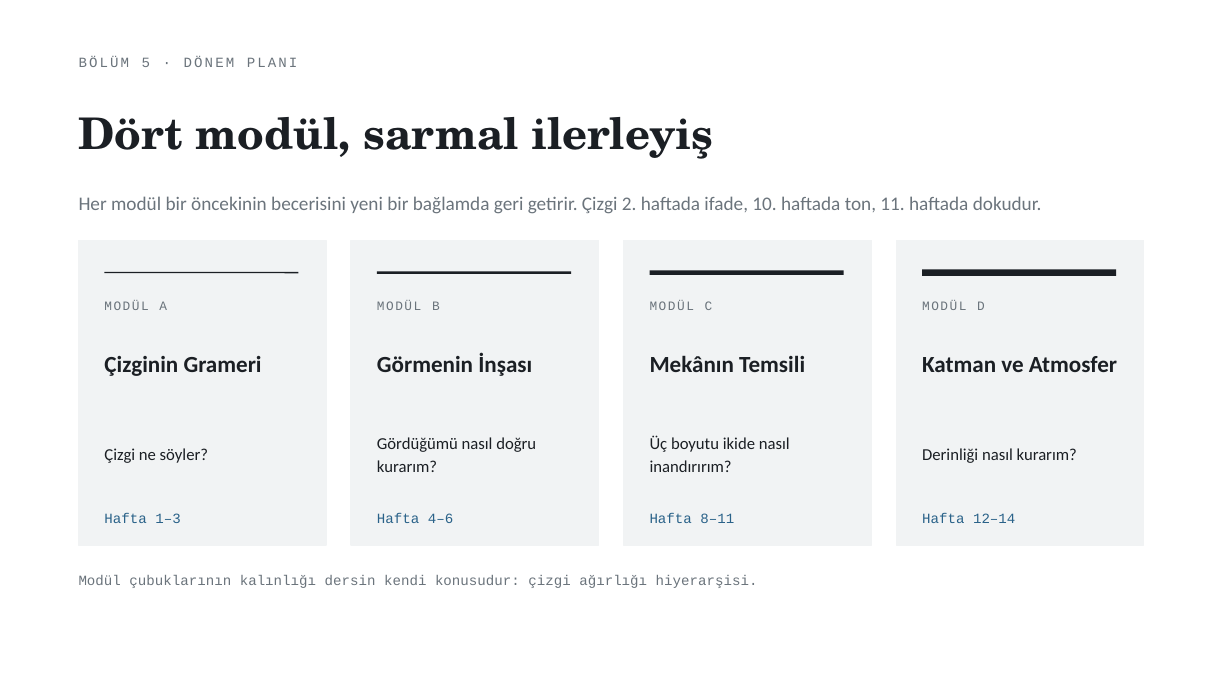
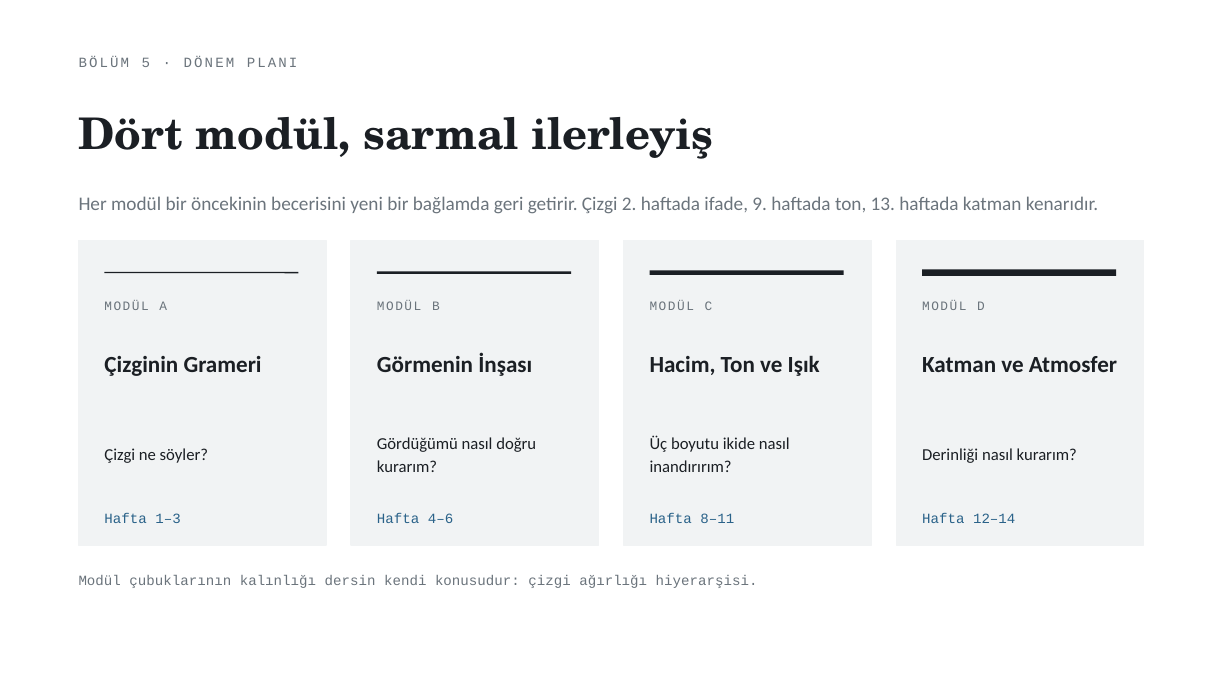
Before and after one commit to bunal91/sanat-ve-mekan, a slide deck: slide 22 of ders/serbest-cizim-teknikleri/02-1hafta-sunum.pptx. Drawn at 1232x693 pixels with LibreOffice and Linux fonts; fonts in the diff are those of the drawing. Boxes give left, top, right and bottom in pixels: in the first picture for what was removed or moved away, otherwise in the second. Text is boxed around its words. In the diff, an @@ line names an element or a change of style, - is before the commit and + after.

```diff
--- a/ders/serbest-cizim-teknikleri/02-1hafta-sunum.pptx
+++ b/ders/serbest-cizim-teknikleri/02-1hafta-sunum.pptx
@@ text at bbox=[79, 196, 1098, 214]: text changed @@
-Her modül bir öncekinin becerisini yeni bir bağlamda geri getirir. Çizgi 2. haftada ifade, 10. haftada ton, 11. haftada dokudur.
+Her modül bir öncekinin becerisini yeni bir bağlamda geri getirir. Çizgi 2. haftada ifade, 9. haftada ton, 13. haftada katman kenarıdır.
@@ text at bbox=[650, 355, 820, 376]: text changed @@
-Mekânın Temsili
+Hacim, Ton ve Işık
```
Also in this commit, not shown: 7 other slides changed, 2 other files.
